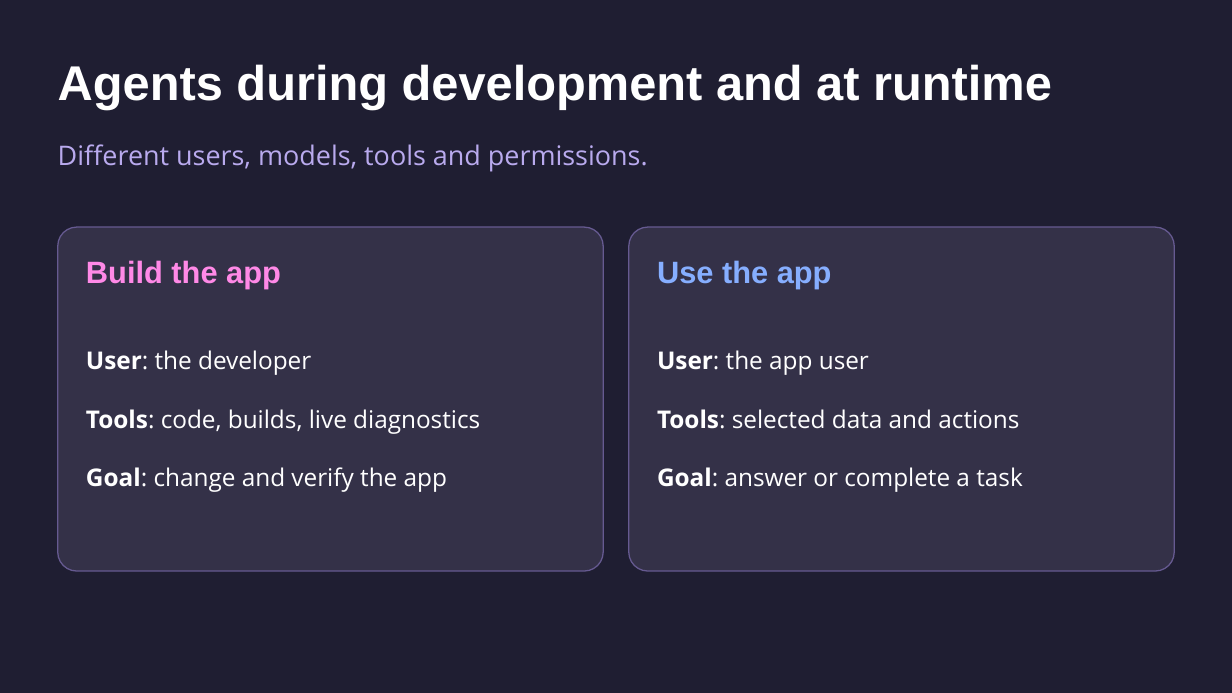
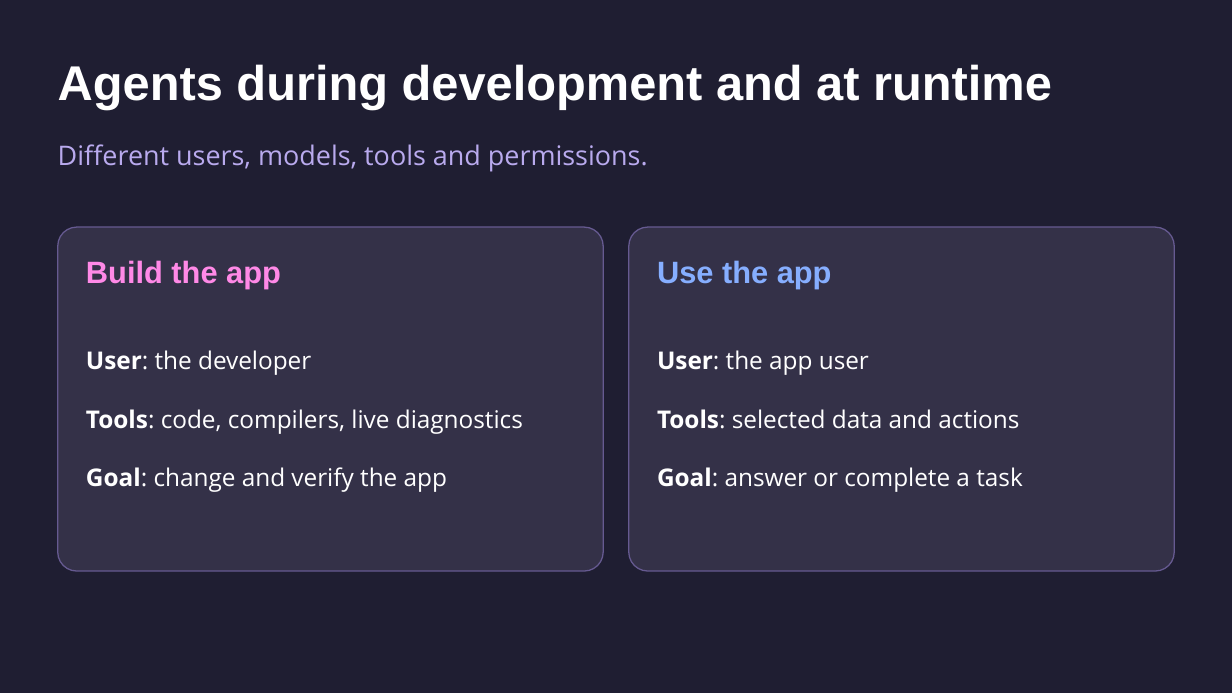
Before and after one commit to mattleibow/dotnetconf2026, a slide deck: slide 3 of slides.pptx. Drawn at 1232x693 pixels with LibreOffice and Linux fonts; fonts in the diff are those of the drawing. Boxes give left, top, right and bottom in pixels: in the first picture for what was removed or moved away, otherwise in the second. Text is boxed around its words. In the diff, an @@ line names an element or a change of style, - is before the commit and + after.

```diff
--- a/slides.pptx
+++ b/slides.pptx
@@ text at box(86, 409, 523, 434): text changed @@
-Tools: code, builds, live diagnostics
+Tools: code, compilers, live diagnostics
```
Also in this commit, not shown: 7 other slides changed.
